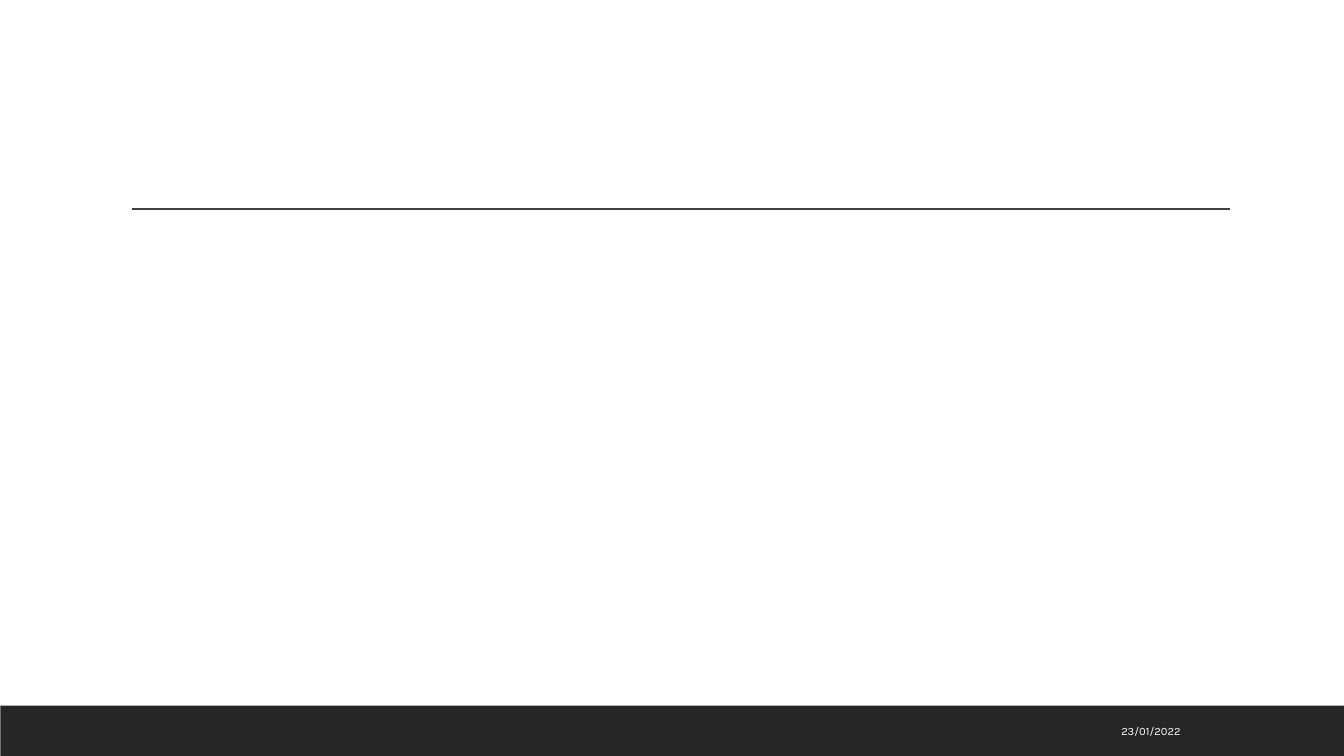
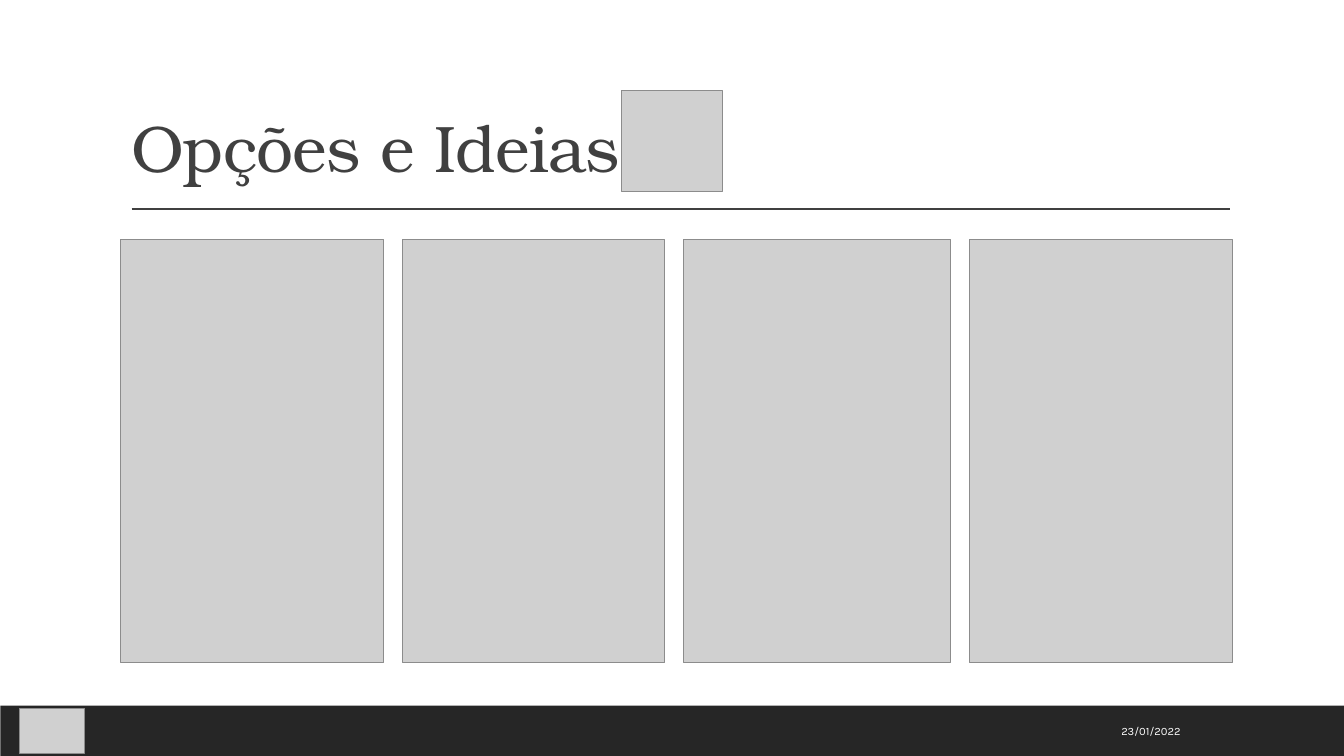
Before and after one commit to DiogoRCP/PSI_PROJETO_ADG, a slide deck: slide 7 of doc/AMSI - Apresentação de Projeto Final.pptx (slide 5 before the commit). Drawn at 1344x756 pixels with LibreOffice and Linux fonts; fonts in the diff are those of the drawing; grey boxes stand for pictures. Boxes give left, top, right and bottom in pixels: in the first picture for what was removed or moved away, otherwise in the second. Text is boxed around its words. In the diff, an @@ line names an element or a change of style, - is before the commit and + after.

```diff
--- a/doc/AMSI - Apresentação de Projeto Final.pptx
+++ b/doc/AMSI - Apresentação de Projeto Final.pptx
@@ picture added at (622,91,723,192) @@
@@ title added at (131,125,620,187), 47 pt, text #404040 @@
+Opções e Ideias
@@ picture added at (121,239,384,662) @@
@@ picture added at (402,239,664,662) @@
@@ picture added at (684,239,951,662) @@
@@ picture added at (970,239,1233,662) @@
@@ picture added at (19,709,85,753) @@
```
Also in this commit, not shown: 4 other slides changed, 9 slides added, 1 slide removed.
